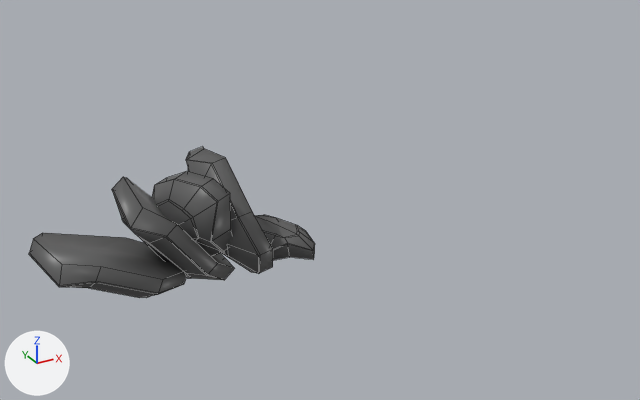
The FBX model Assets/Objetos 3D/Pedras/Monte Pedra Horizontal.fbx, before and after one commit.
Rendered twice from a camera (50 mm lens) standing at (-10.13, -4.55, 2.56) and looking at (-7.61, 0.04, 0.27). Every picture has the same lights, and +X, +Y and +Z are marked at lower left. Mesh edges are drawn as thin lines.

The scene before the commit, as lines of its bpy script (objects in view):
```python
me_circle_015 = bpy.data.meshes.new('Circle.015')
me_circle_015.from_pydata(...)  # 255 vertices, 215 faces; spans x -1.59..1.06, y -3.05..2.39, z -1.7..1.88
me_circle_015.materials.append(mat_pedra)  # dark grey #5d5d5d
ob_monte_vertical = bpy.data.objects.new('Monte Vertical', me_circle_015)
ob_monte_vertical.location = (-8.505, -0.011, 0.249)
ob_monte_vertical.rotation_euler = (0.275, 1.564, -0.894)  # degrees (16, 90, -51)
ob_monte_vertical.scale = (0.283, 0.283, 0.283)
```
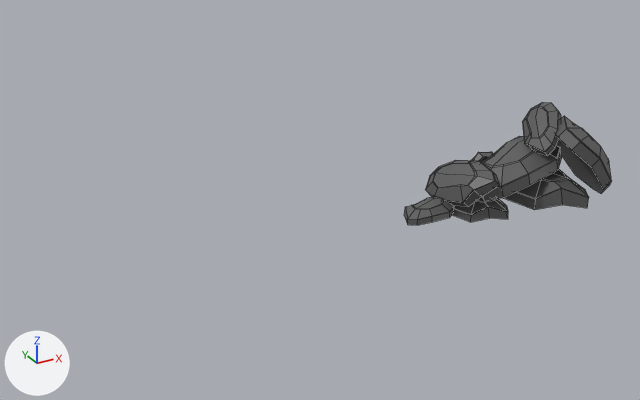
Changed parts and their boxes [x1, y1, x2, y2] in the pictures (640 x 400 px; the box of a moved part takes in the faces that stretch with it):
'Monte Vertical', reshaped, moved, rescaled (27% narrower, 18% shorter)
    before: [29, 147, 315, 298]
    after: [404, 102, 612, 225]
part 1 of me_circle_015, moved or reshaped
    before: [255, 215, 315, 260]
    after: [504, 169, 589, 210]
part 2 of me_circle_015, moved or reshaped
    before: [152, 172, 233, 255]
    after: [481, 136, 562, 201]
part 3 of me_circle_015, moved or reshaped
    before: [186, 147, 273, 274]
    after: [556, 116, 612, 194]
part 4 of me_circle_015, moved or reshaped
    before: [29, 233, 187, 298]
    after: [522, 102, 561, 156]
part 5 of me_circle_015, added (black)
    after: [452, 197, 508, 222]
part 6 of me_circle_015, added
    after: [404, 196, 454, 225]
part 7 of me_circle_015, added
    after: [471, 152, 493, 162]
part 8 of me_circle_015, moved or reshaped
    before: [112, 177, 234, 280]
    after: [425, 160, 499, 207]

Patch to the scene script:
```diff
--- a/Assets/Objetos 3D/Pedras/Monte Pedra Horizontal.fbx.py
+++ b/Assets/Objetos 3D/Pedras/Monte Pedra Horizontal.fbx.py
@@ me_circle_015 @@
 # used by ob_monte_vertical; location = (-8.505, -0.011, 0.249); rotation_euler = (0.275, 1.564, -0.894), in degrees (16, 90, -51); scale = (0.283, 0.283, 0.283)
-me_circle_015.from_pydata(...)  # 255 vertices, 215 faces; spans x -1.59..1.06, y -3.05..2.39, z -1.7..1.88
+me_circle_015.from_pydata(...)  # 408 vertices, 344 faces; spans x -1.11..0.74, y -2.19..2.08, z -1.12..1.53
+# me_circle_015 part 1: the loose piece of 51 vertices spanning x 0.14..0.71, y 1.1..2.39, z -0.32..1.88 is moved by (-0.14, -1.2, -0.46)
+# me_circle_015 part 2: the loose piece of 51 vertices spanning x -1.54..0.76, y -0.66..0.72, z -1.46..1.36 is multiplied about its middle by the matrix ((-0.109, 0.63, 0.236), (0.375, 0.255, -0.508), (-0.558, 0.048, -0.387)), then moved by (0.33, 0.14, 0.17)
+# me_circle_015 part 3: the loose piece of 51 vertices spanning x -1.59..0.82, y -0.02..1.46, z -1.06..1.84 is multiplied about its middle by the matrix ((0.311, 0.398, 0.456), (0.209, -0.552, 0.34), (0.569, -0.016, -0.374)), then moved by (0.27, 0.53, 0.53)
+# me_circle_015 part 4: the loose piece of 51 vertices spanning x -0.68..1.04, y -3.05..-0.1, z -1.7..0.45 is multiplied about its middle by the matrix ((-0.325, -0.116, 0.168), (-0.102, 0.366, 0.055), (-0.177, 0.002, -0.341)), then moved by (-0.9, 2.21, 0.98)
+# me_circle_015 part 5: the loose piece of 51 vertices spanning x -1.59..1.06, y -1.6..0.83, z -1.13..0.91 is copied, and the copy is multiplied about its middle by the matrix ((-0.299, 0.319, 0.163), (-0.018, 0.199, -0.422), (-0.358, -0.277, -0.116)), then moved by (0.8, -0.36, -0.17); it spans x 0.23..0.64, y -1.18..-0.29, z -1.04..0.48
+# me_circle_015 part 6: the loose piece of 51 vertices spanning x -0.68..1.04, y -3.05..-0.1, z -1.7..0.45 is copied, and the copy is multiplied about its middle by the matrix ((-0.312, 0.126, 0.073), (0.146, 0.268, 0.159), (0.002, 0.175, -0.296)), then moved by (0.27, -0.03, -0.02); it spans x 0.23..0.54, y -2.19..-1.09, z -0.99..-0.29
+# me_circle_015 part 7: the loose piece of 51 vertices spanning x -1.54..0.76, y -0.66..0.72, z -1.46..1.36 is copied, and the copy is multiplied about its middle by the matrix ((-0.018, 0.185, -0.223), (-0.23, -0.145, -0.102), (-0.176, 0.17, 0.155)), then moved by (0.58, 0.08, -0.66); it spans x -0.2..0.59, y -0.2..0.39, z -0.99..-0.35
+# me_circle_015 part 8
+# 50 vertices are removed from x -1.59..1.06, y -1.6..0.83, z -1.13..0.91
+# 43 faces are deleted
+# 45 vertices are added at x -0.38..0.43, y -1.36..-0.62, z -1.12..0.34
+# 5 new vertices lie (0.1, 0.09, 0.04) away from vertices in x -0.31..0.32, y -1.06..-0.62, z -1.06..0.34
+# 43 new faces join them
+# me_circle_015 part 9: the surface is now shaded flat
 me_circle_015.materials.append(mat_pedra)
@@ ob_monte_vertical @@
 ob_monte_vertical = bpy.data.objects.new('Monte Vertical', me_circle_015)
-ob_monte_vertical.location = (-8.505, -0.011, 0.249)
+ob_monte_vertical.location = (-6.204, -0.107, 0.253)
 ob_monte_vertical.rotation_euler = (0.275, 1.564, -0.894)  # degrees (16, 90, -51)
-ob_monte_vertical.scale = (0.283, 0.283, 0.283)
+ob_monte_vertical.scale = (0.379, 0.379, 0.379)
```
